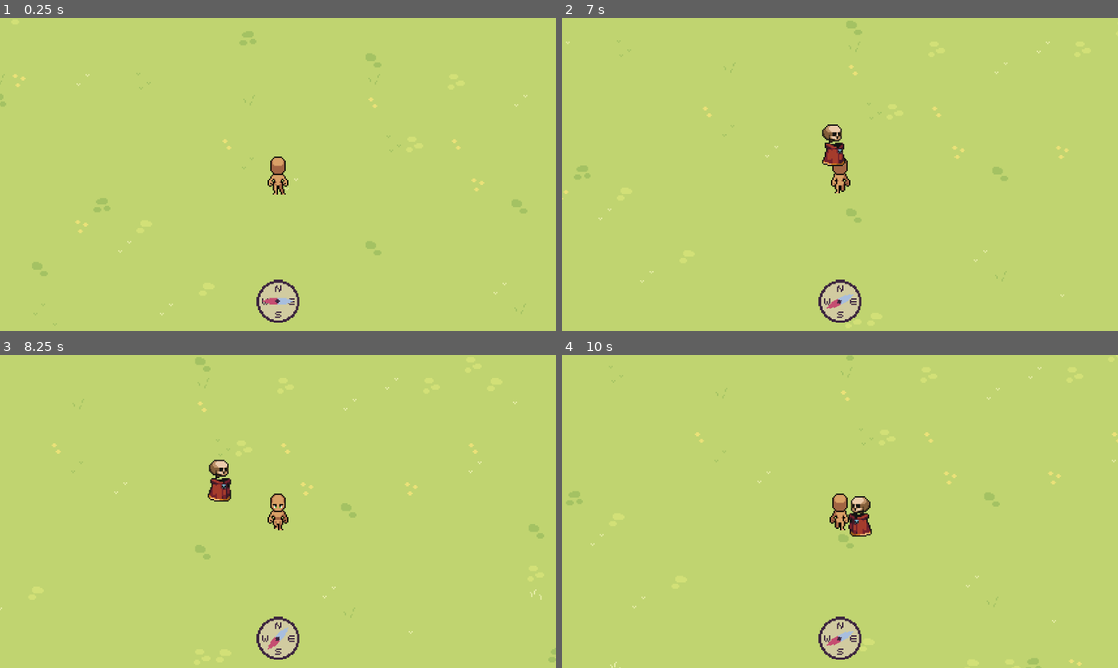
Above: before the commit, frames 1-4 (two rows, left to right).
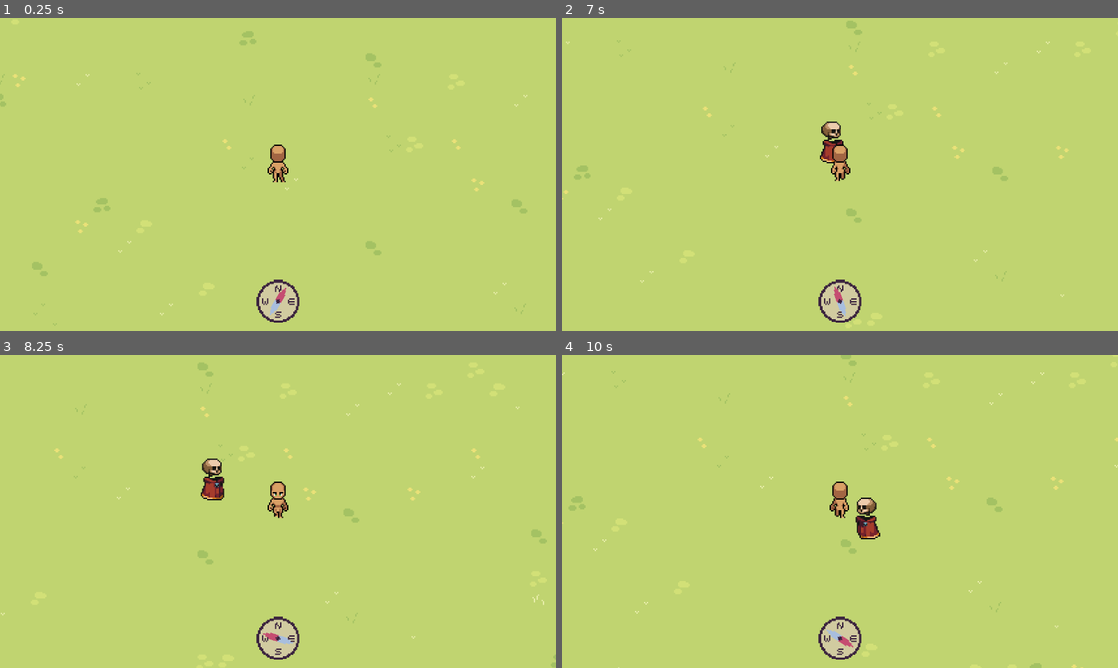
Above: after the commit, the same moments.

Repository: FennecKii/Pixel-Game-Jam-2025
Game: Godot game, scene res://Maps/Map 1/map_1.tscn
Two runs of this game, one before a commit and one after it. Both use one fixed random seed, a clock stepped at 60 frames per second and the inputs below. The project has no main scene, so this scene is started directly.
Inputs:
- Up to frame 1 (0.25 s): no input
- Up to frame 2 (7 s): hold D (Right) 0.53-1.28 s; hold S (Down) 1.28-2.03 s; hold D (Right) 2.03-2.78 s; hold W (Up) 2.78-3.53 s; hold A (Left) 3.53-5.03 s; hold S (Down) 5.03-5.78 s; hold D (Right) 5.78-6.53 s; hold W (Up) from 6.53 s (still down)
- Up to frame 3 (8.25 s): release W (Up) at 7.28 s; hold D (Right) 7.28-8.03 s; hold S (Down) from 8.03 s (still down)
- Up to frame 4 (10 s): release S (Down) at 8.78 s; hold A (Left) 8.78-9.53 s; hold W (Up) from 9.53 s (still down)

The runs differ from the first frame. In frame 1, 0.6% of the frame differs, in the area x 47-53%, y 40-95%; in frame 2, 0.8%; in frame 3, 1.7%; in frame 4, 1.8%, in the area x 0-100%, y 0-100%.

Commit message:
magnet fixed

Diff:
--- a/Ghosts/Yuki-Onna/yuki_onna.gd
+++ b/Ghosts/Yuki-Onna/yuki_onna.gd
@@ -20,10 +20,13 @@
 		Global.ghost_detected = true
 		direction = (player_direction).normalized()
 
-	if direction and vec_len(player_direction) > 50:
+	if direction and vec_len(player_direction) > 70:
 		velocity = direction * SPEED
 	else:
 		velocity = Vector2.ZERO
+
+	if vec_len(player_direction) < 60 and velocity == Vector2.ZERO:
+		global_position -= Vector2(player_direction.normalized())
 
 	update_animation()
 
--- a/Ghosts/Yuki-Onna/yuki_onna.tscn
+++ b/Ghosts/Yuki-Onna/yuki_onna.tscn
@@ -364,6 +364,6 @@
 tree_root = SubResource("AnimationNodeStateMachine_xiqdj")
 advance_expression_base_node = NodePath("..")
 anim_player = NodePath("../AnimationPlayer")
-parameters/Death/blend_position = 0.006961
-parameters/Idle/blend_position = 0.194172
-parameters/Walk/blend_position = 0.194172
+parameters/Death/blend_position = 0.00686944
+parameters/Idle/blend_position = 0.476355
+parameters/Walk/blend_position = 0.476355
--- a/Items/Compass/compass.gd
+++ b/Items/Compass/compass.gd
@@ -11,4 +11,4 @@
 		random_direction = global_position + Vector2.from_angle(deg_to_rad(randf_range(0, 360)))
 		compass_needle.look_at(random_direction)
 	elif Global.ghost_detected:
-		compass_needle.look_at((Global.ghost_direction - Global.player_position).normalized())
+		compass_needle.look_at(global_position + (Global.ghost_position - Global.player_position).normalized())
--- a/Items/Compass/compass.tscn
+++ b/Items/Compass/compass.tscn
@@ -12,8 +12,7 @@
 texture = ExtResource("1_allfm")
 
 [node name="Compass Needle" type="Sprite2D" parent="."]
+position = Vector2(-3.55271e-15, 0)
 texture = ExtResource("2_25tiv")
 
 [node name="Camera2D" type="Camera2D" parent="."]
-visible = false
-enabled = false
--- a/Maps/Map 1/map_1.tscn
+++ b/Maps/Map 1/map_1.tscn
@@ -10,7 +10,7 @@
 scale = Vector2(3, 3)
 tile_map_data = PackedByteArray("AAAHAAUAAAABAAEAAAAHAAQAAAABAAEAAAAHAAMAAAABAAEAAAAHAAIAAAABAAEAAAAHAAEAAAABAAEAAAAHAA …(82064 unchanged characters)…
 
-[node name="Player" parent="." instance=ExtResource("2_njmqy")]
-
 [node name="Yuki-Onna" parent="." instance=ExtResource("3_1up6r")]
 position = Vector2(351, -596)
+
+[node name="Player" parent="." instance=ExtResource("2_njmqy")]
--- a/Player/player.tscn
+++ b/Player/player.tscn
@@ -545,7 +545,7 @@
 script = ExtResource("1_vtle1")
 
 [node name="AnimatedSprite2D" type="AnimatedSprite2D" parent="."]
-position = Vector2(0, -2.33333)
+position = Vector2(0, -30)
 scale = Vector2(3, 3)
 sprite_frames = SubResource("SpriteFrames_6pogt")
 animation = &"idle_down"
@@ -553,7 +553,7 @@
 metadata/_edit_group_ = true
 
 [node name="CollisionShape2D" type="CollisionShape2D" parent="."]
-position = Vector2(0, 28)
+position = Vector2(0, 0.333328)
 scale = Vector2(3, 3)
 shape = SubResource("CircleShape2D_vtle1")
 metadata/_edit_group_ = true
@@ -574,6 +574,7 @@
 [node name="Camera2D" type="Camera2D" parent="."]
 
 [node name="HUD" parent="Camera2D" instance=ExtResource("8_od3ui")]
+z_index = 1
 offset_left = -640.0
 offset_top = -360.0
 offset_right = -640.0
Binary file changed: Items/Compass/Compass Needle (PGJ 2025).png
